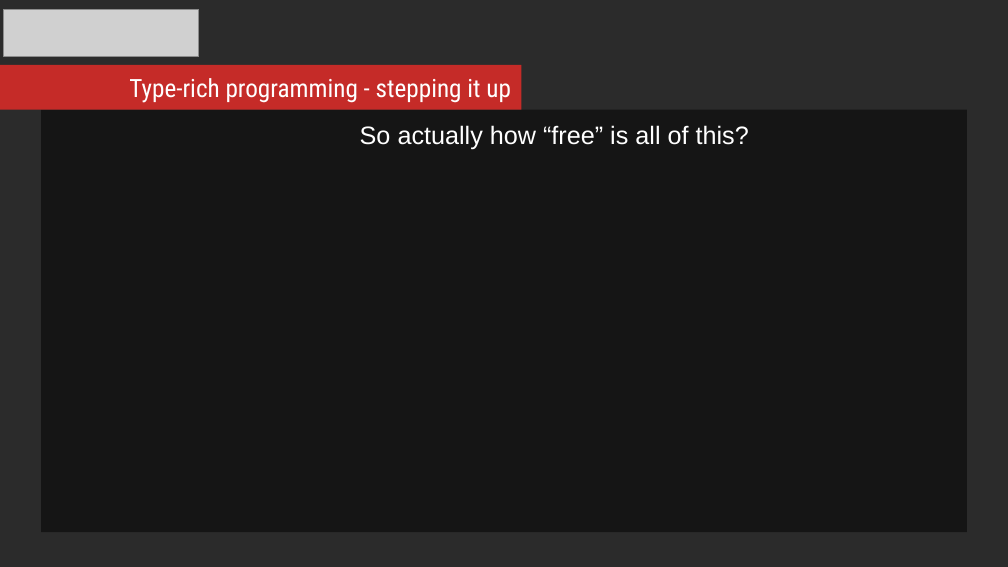
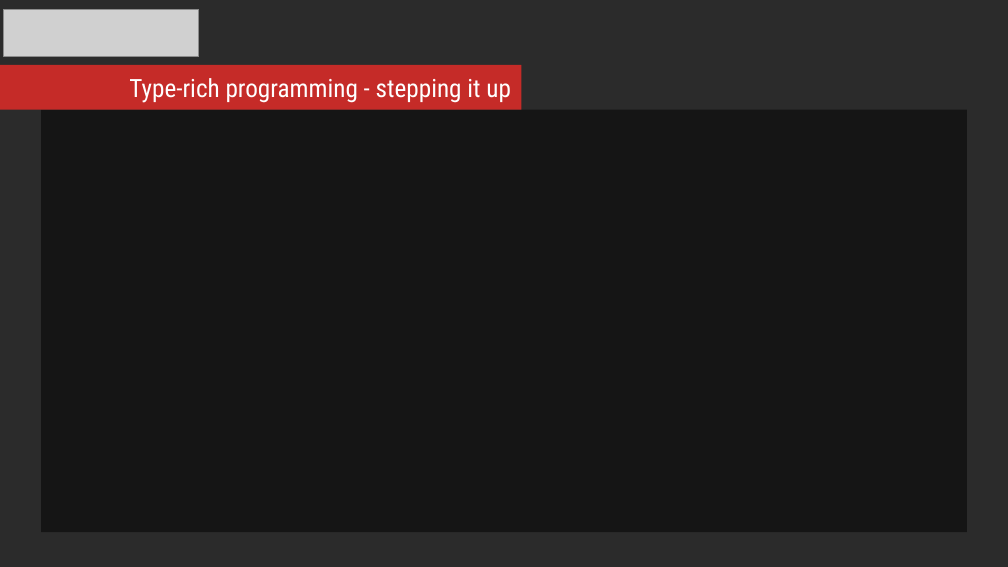
Before and after one commit to mikosz/type-safety, a slide deck: slide 19 of ask-not-what-you-can-do-for-the-compiler.odp. Drawn at 1008x567 pixels with LibreOffice and Linux fonts; fonts in the diff are those of the drawing; grey boxes stand for pictures; background and template pictures are left out; a plain dark background stands for a picture behind light text. Boxes give left, top, right and bottom in pixels: in the first picture for what was removed or moved away, otherwise in the second. Text is boxed around its words. In the diff, an @@ line names an element or a change of style, - is before the commit and + after.

Commit message:
Updated presentation

```diff
--- a/ask-not-what-you-can-do-for-the-compiler.odp
+++ b/ask-not-what-you-can-do-for-the-compiler.odp
@@ text in rectangle at box(360, 125, 749, 150): text removed @@
-So actually how “free” is all of this?
```
Also in this commit, not shown: 4 slides added, 1 other file.
